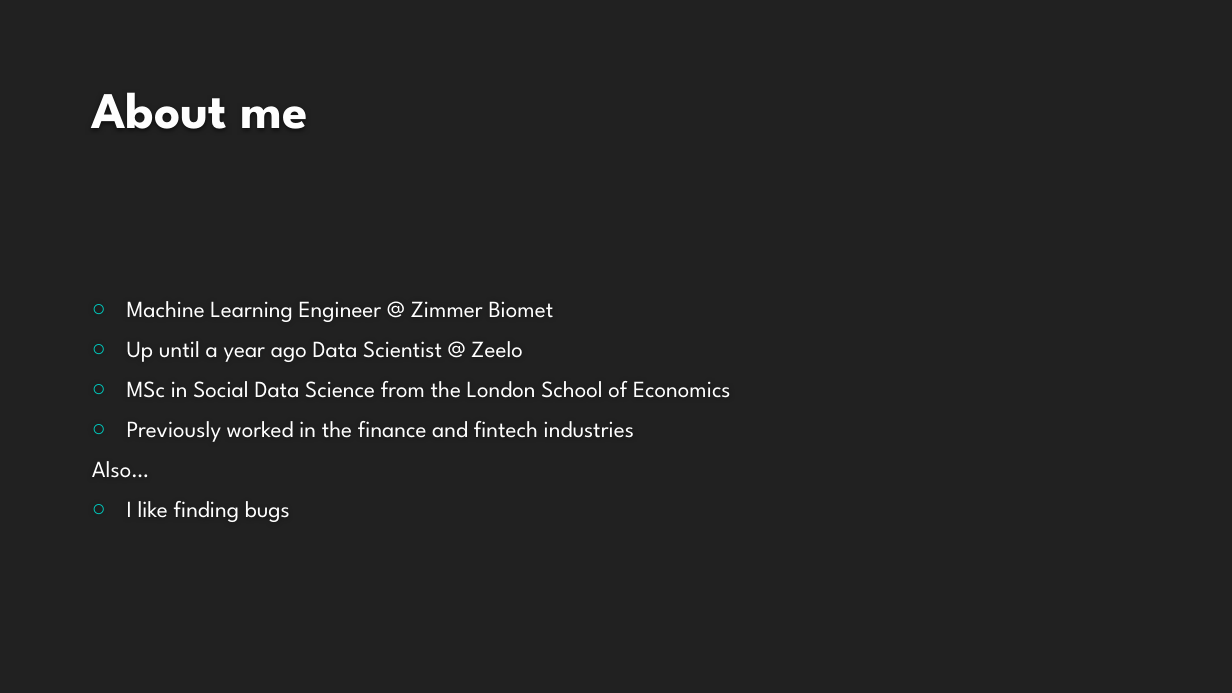
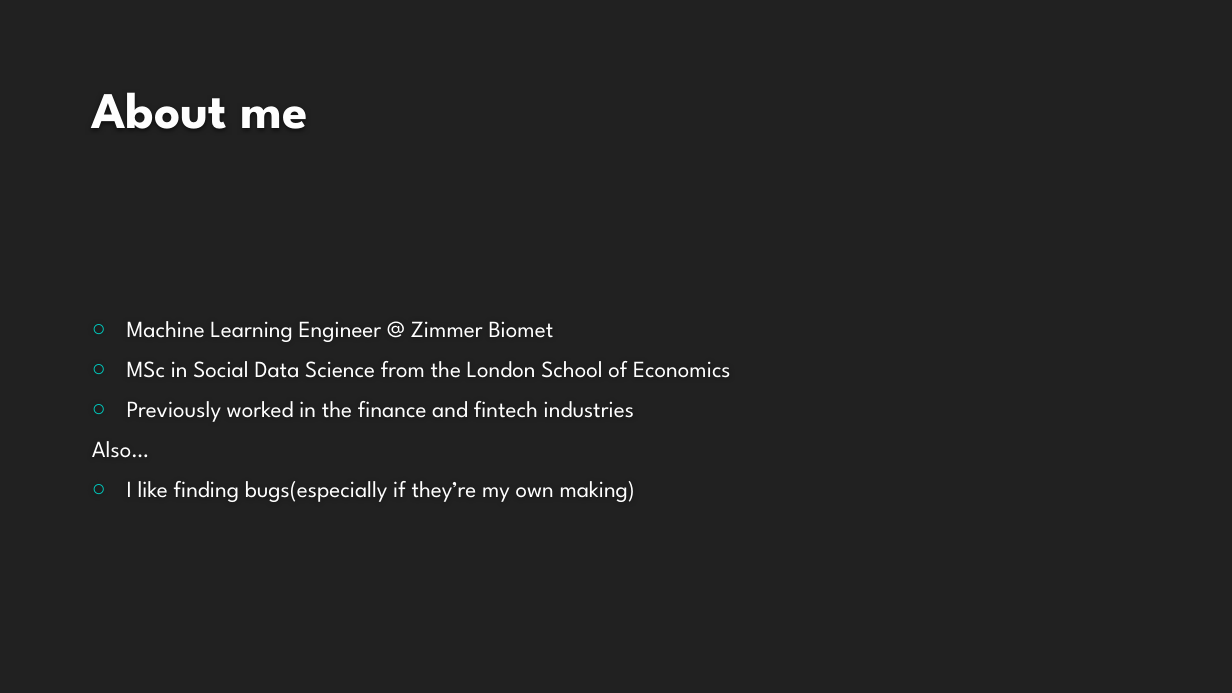
Before and after one commit to NatanMish/data_validation, a slide deck: slide 4 of Data Validation for Data Science.pptx. Drawn at 1232x693 pixels with LibreOffice and Linux fonts; fonts in the diff are those of the drawing; background and template pictures are left out. Boxes give left, top, right and bottom in pixels: in the first picture for what was removed or moved away, otherwise in the second. Text is boxed around its words. In the diff, an @@ line names an element or a change of style, - is before the commit and + after.

```diff
--- a/Data Validation for Data Science.pptx
+++ b/Data Validation for Data Science.pptx
@@ text at [127, 341, 523, 362]: paragraph removed @@
-○ Up until a year ago Data Scientist @ Zeelo
@@ text at [127, 481, 635, 502]: text changed @@
-○ I like finding bugs
+○ I like finding bugs(especially if they’re my own making)
```
Also in this commit, not shown: 2 other slides changed, 2 slides added, 4 other files.
